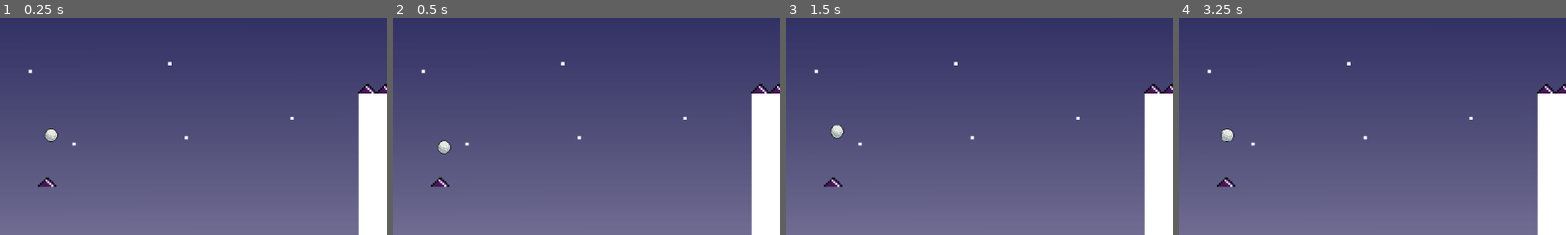
Above: before the commit, frames 1-4 (left to right).
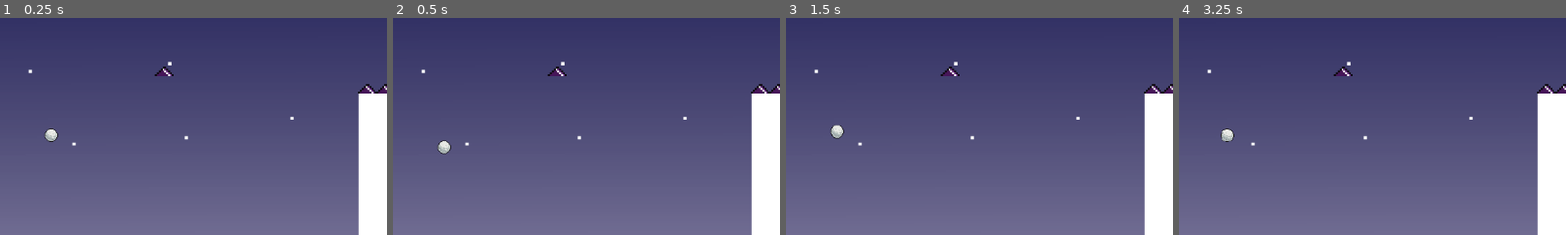
Above: after the commit, the same moments.

Repository: hwilmshurst/12DT-program
Game: Godot game, scene res://scenes/main_scene.tscn
Same seed, same stepped clock (60 frames per second), same inputs: the game is played once before the commit and once after it.
Inputs:
- Up to frame 1 (0.25 s): no input
- Up to frame 2 (0.5 s): no input
- Up to frame 3 (1.5 s): tap Enter (ui_accept) at 0.5, 0.77, 1.25 s; hold Up 0.53-1.28 s; hold R 0.53-1.28 s; hold Down from 1.28 s (still down); tap R at 1.35 s
- Up to frame 4 (3.25 s): tap Enter (ui_accept) at 1.52, 2, 2.75, 3.02 s; release Down at 2.03 s; hold R 2.03-2.78 s; hold Up from 2.03 s (still down); tap R at 2.85 s
The pictures show only the part of the screen within x 0-50%, y 28-78%; the shares and areas given below are measured in that part.

The runs differ from the first frame. In frame 1, 0.3% of the frame differs, in the area x 9-45%, y 22-79%; in frame 2, 0.3%; in frame 3, 0.3%; in frame 4, 0.3%.

Commit message:
Hole added

Diff:
--- a/gravity-golf/scenes/main_scene.tscn
+++ b/gravity-golf/scenes/main_scene.tscn
@@ -109,4 +109,7 @@
 position = Vector2(546, 286)
 
 [node name="Spike4" parent="." unique_id=1399595352 instance=ExtResource("6_rt2n2")]
-position = Vector2(70, 425)
+position = Vector2(244, 260)
+
+[node name="Area2D2" parent="." unique_id=446043007 instance=ExtResource("3_rt2n2")]
+position = Vector2(1099, 506)
--- a/gravity-golf/scripts/hole.gd
+++ b/gravity-golf/scripts/hole.gd
@@ -10,7 +10,7 @@
 func _process(delta: float) -> void:
 	pass
 
-
+# Checks if the ball is in the hole than changes goes to the results screen
 func _hole_made(body: Node2D) -> void:
 	if body.name == "ball":
 		get_tree().change_scene_to_file("res://complete1.tscn")
